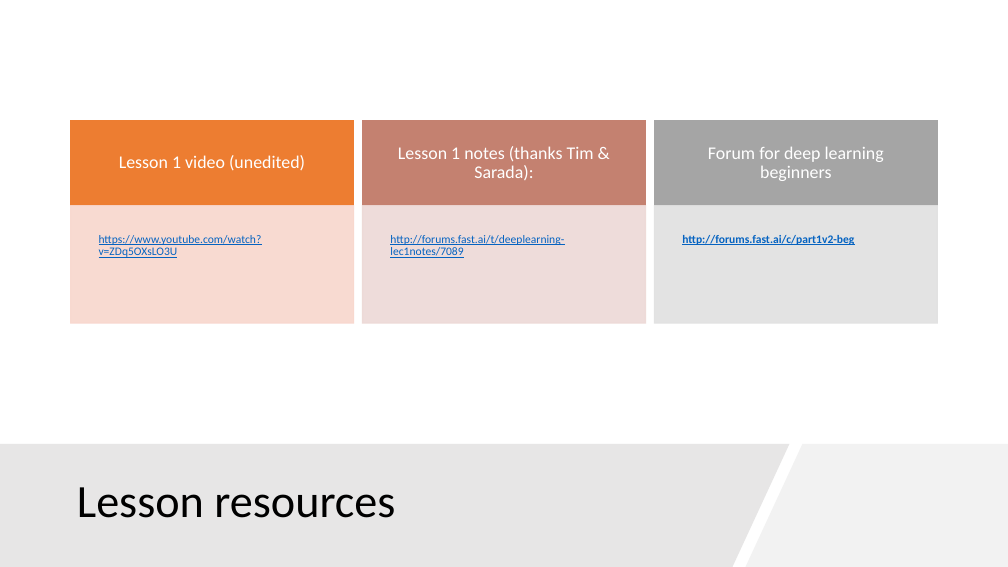
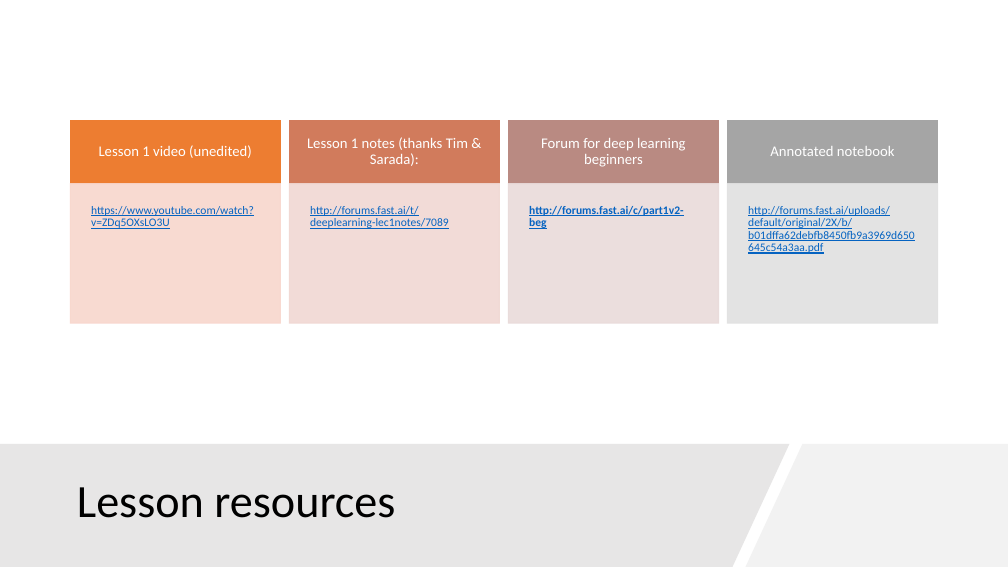
Before and after one commit to cobleg/python, a slide deck: slide 3 of Notes/Lesson 1.pptx. Drawn at 1008x567 pixels with LibreOffice and Linux fonts; fonts in the diff are those of the drawing. Boxes give left, top, right and bottom in pixels: in the first picture for what was removed or moved away, otherwise in the second. Text is boxed around its words. In the diff, an @@ line names an element or a change of style, - is before the commit and + after.

Commit message:
Added a few more links to lesson resources

```diff
--- a/Notes/Lesson 1.pptx
+++ b/Notes/Lesson 1.pptx
@@ rectangle: place and size @@
-rectangle at <box>70,121,353,206</box>
+rectangle at <box>70,121,281,184</box>
@@ text "Lesson 1 notes (thanks Tim ...": place and size @@
-text "Lesson 1 notes (thanks Tim ..." at <box>398,146,594,180</box>
+text "Lesson 1 notes (thanks Tim ..." at <box>307,137,468,166</box>
@@ rectangle removed at <box>362,121,645,206</box> @@
@@ size 17 to 14 pt; less space between paragraphs in 3 elements at <box>99,145,252,158</box>, <box>307,137,468,166</box>, <box>541,138,686,167</box> @@
@@ text "Forum for deep learning beginners": place and size @@
-text "Forum for deep learning beginners" at <box>708,147,884,181</box>
+text "Forum for deep learning beginners" at <box>541,138,686,167</box>
@@ rectangle: place and size @@
-rectangle at <box>655,121,938,206</box>
+rectangle at <box>727,121,938,184</box>
@@ text "https://www.youtube.com/watch?v=ZDq5OXsLO3U": place and size @@
-text "https://www.youtube.com/watch?v=ZDq5OXsLO3U" at <box>99,235,262,258</box>
+text "https://www.youtube.com/watch?v=ZDq5OXsLO3U" at <box>91,206,254,229</box>
@@ rectangle: place and size @@
-rectangle at <box>70,206,353,323</box>
+rectangle at <box>70,184,281,323</box>
@@ text "http://forums.fast.ai/t/deeplearning-lec1notes/7089" rewrapped from <box>390,235,564,258</box> to <box>310,206,449,229</box> @@
@@ rectangle removed at <box>362,206,645,323</box> @@
@@ text "http://forums.fast.ai/c/part1v2-beg" rewrapped from <box>682,235,854,245</box> to <box>529,206,684,229</box> @@
@@ rectangle: place and size @@
-rectangle at <box>655,206,938,323</box>
+rectangle at <box>727,184,938,323</box>
@@ group added at <box>290,121,895,323</box>: 4 rectangles, 2 texts @@
+Annotated notebook
+http://forums.fast.ai/uploads/default/original/2X/b/b01dffa62debfb8450fb9a3969d650645c54a3aa.pdf
```
